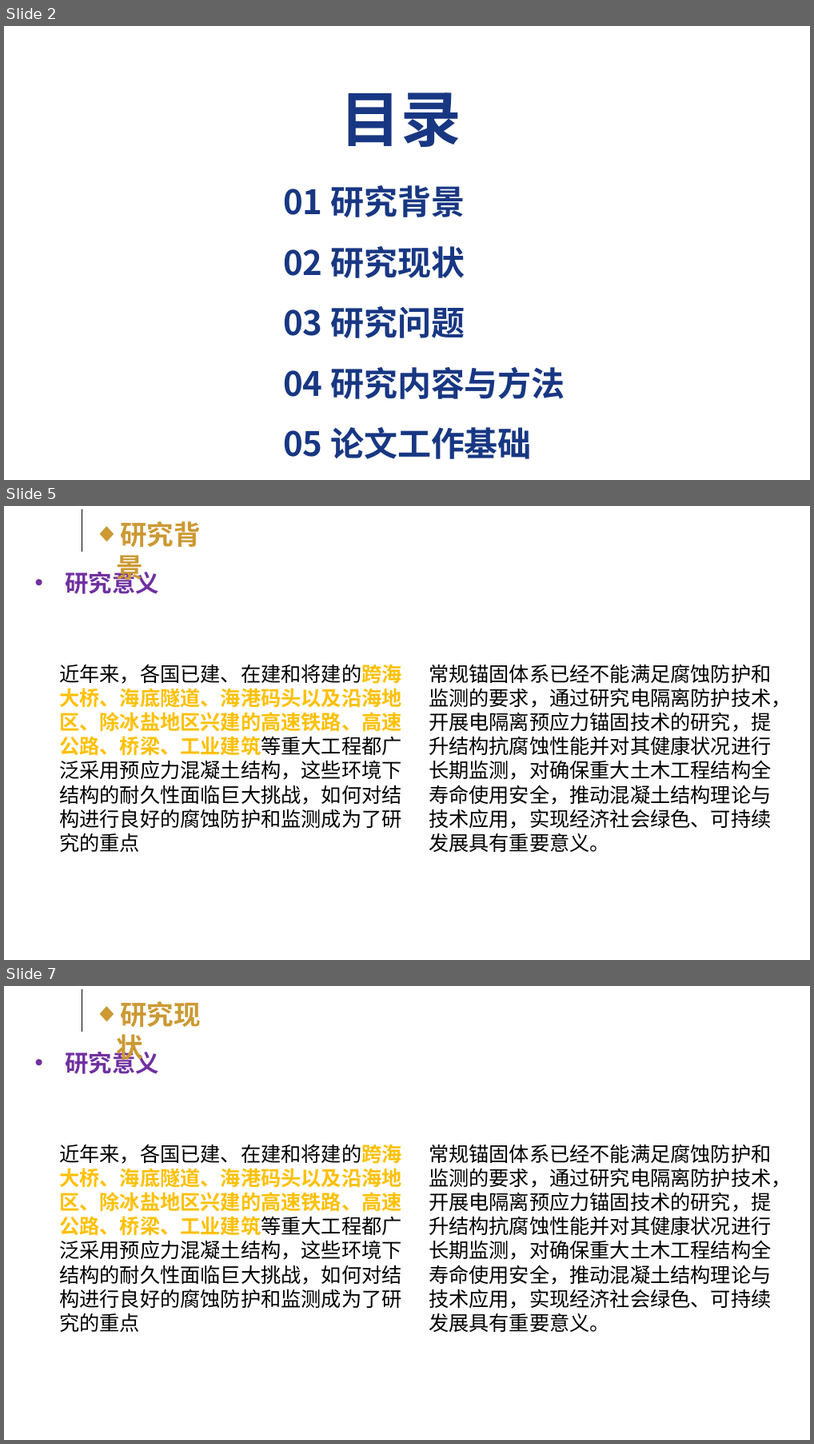
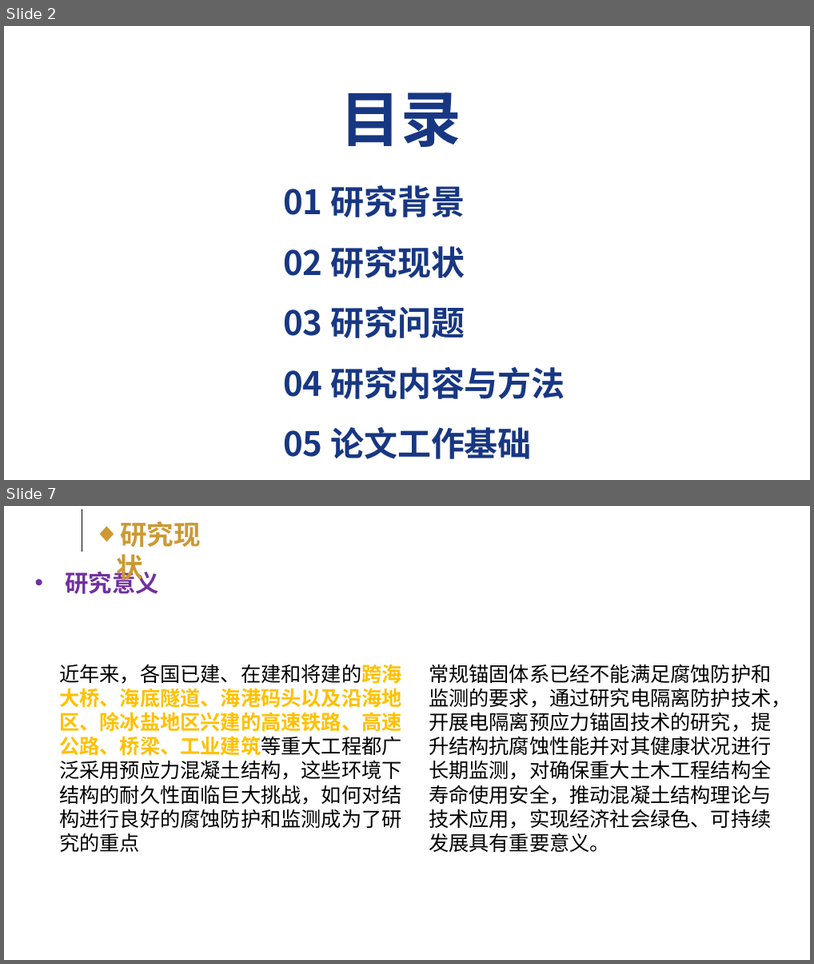
Before and after one commit to kokowhen/paper-manage, a slide deck: EIT/开题答辩slide.pptx. Shown one above the other, each under a label of ours: slides 2, 5 and 7 before the commit, slides 2 and 7 after it; the slides between them are not shown. The pictures are 814x1444 and 814x964 pixels, drawn with LibreOffice and Linux fonts; fonts in the diff are those of the drawing; background and template pictures are left out. Boxes give left, top, right and bottom in pixels: in the first picture for what was removed or moved away, otherwise in the second. Text is boxed around its words. In the diff, an @@ line names an element or a change of style, - is before the commit and + after.

```diff
--- a/EIT/开题答辩slide.pptx
+++ b/EIT/开题答辩slide.pptx
@@ slide 5 removed at [4,506,810,960], background #FFFFFF @@
@@ line removed from (82, 509) to (82, 552) @@
@@ text removed at [116,521,201,584] @@
-◆ 研究背景
@@ text removed at [65,568,158,594] @@
-• 研究意义
@@ text removed at [59,664,402,852] @@
-近年来，各国已建、在建和将建的跨海大桥、海底隧道、海港码头以及沿海地区、除冰盐地区兴建的高速铁路、高速公路、桥梁、工业建筑等重大工程都广泛采用预应力混凝土结构，这些环境下结构的耐久性面临巨大挑战，如何对结构进行良好的腐蚀防护和监测成为了研究的重点
@@ text removed at [429,664,792,852] @@
-常规锚固体系已经不能满足腐蚀防护和监测的要求，通过研究电隔离防护技术，开展电隔离预应力锚固技术的研究，提升结构抗腐蚀性能并对其健康状况进行长期监测，对确保重大土木工程结构全寿命使用安全，推动混凝土结构理论与技术应用，实现经济社会绿色、可持续发展具有重要意义。
```
Also in this commit, not shown: 5 slides changed, 3 slides added, 5 other slides removed, 8 other files.
